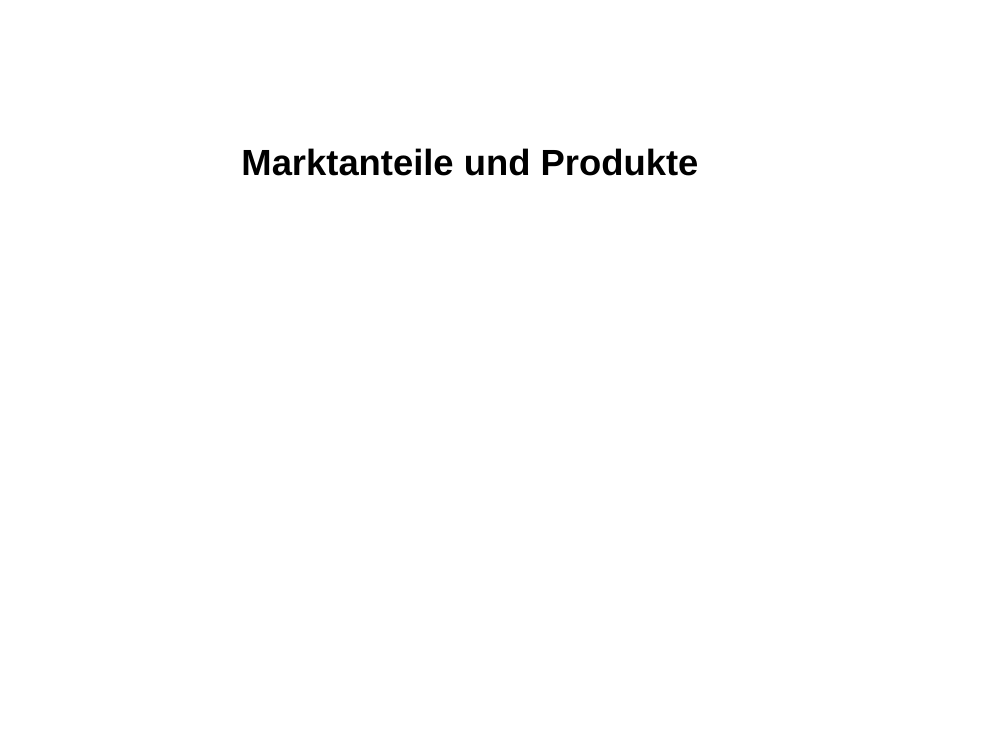
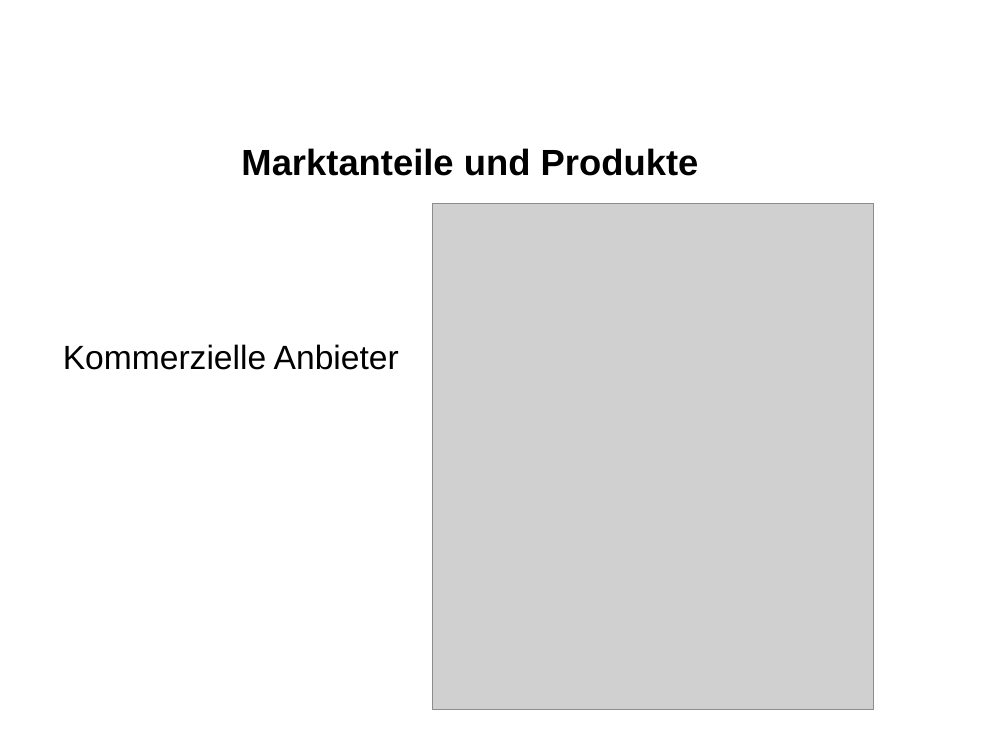
Before and after one commit to eojthejudge/softwaredesigndocs, a slide deck: slide 17 of Portieren/Marktuebersicht_Windows_Embedded.ppt. Drawn at 1008x756 pixels with LibreOffice and Linux fonts; fonts in the diff are those of the drawing; grey boxes stand for pictures; background and template pictures are left out. Boxes give left, top, right and bottom in pixels: in the first picture for what was removed or moved away, otherwise in the second. Text is boxed around its words. In the diff, an @@ line names an element or a change of style, - is before the commit and + after.

```diff
--- a/Portieren/Marktuebersicht_Windows_Embedded.ppt
+++ b/Portieren/Marktuebersicht_Windows_Embedded.ppt
@@ picture added at bbox=[432, 204, 873, 710] @@
@@ text added at bbox=[63, 344, 427, 370], 24 pt, text #000000 @@
+Kommerzielle Anbieterrz
```
Also in this commit, not shown: 7 other slides changed, 4 slides added, 4 slides removed, 1 other file.
